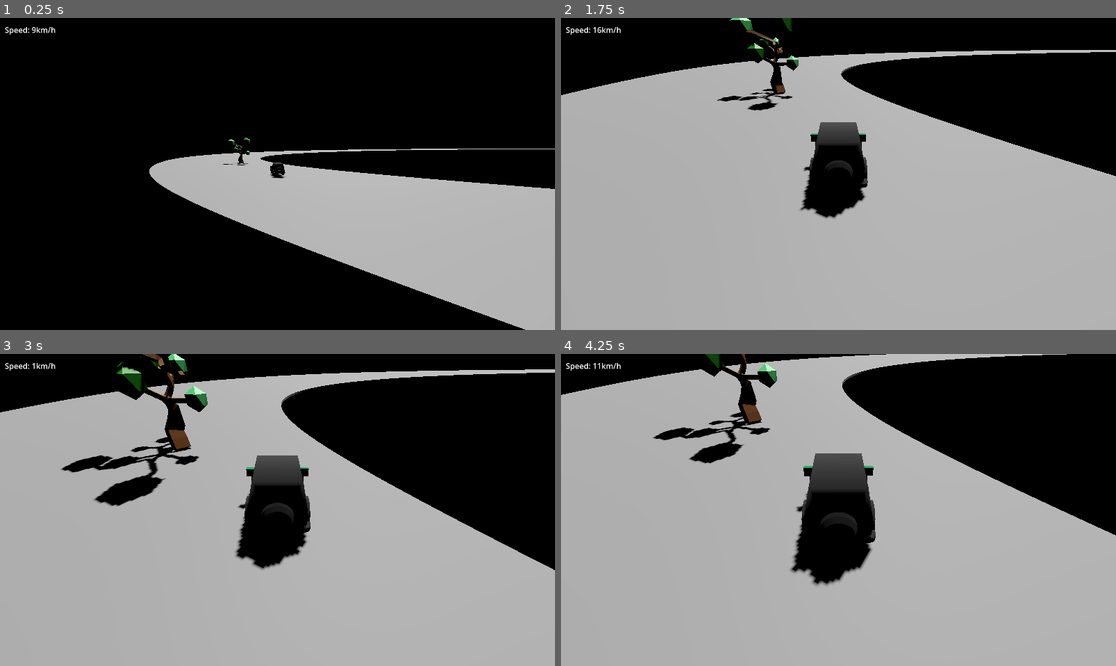
Above: before the commit, frames 1-4 (two rows, left to right).
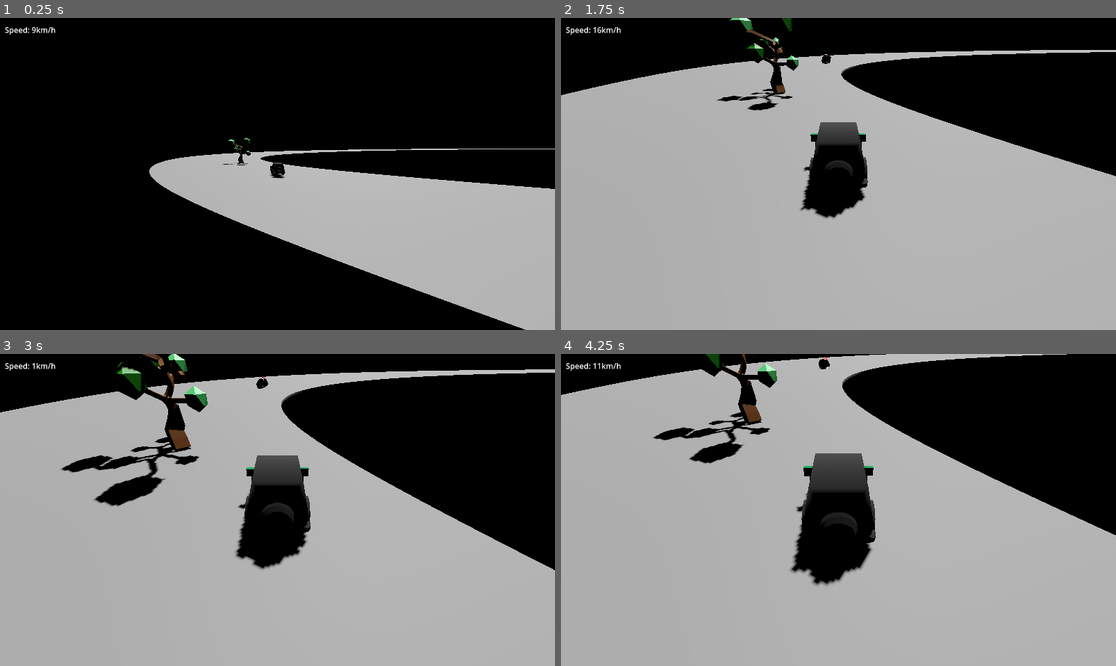
Above: after the commit, the same moments.

Repository: VriskaSekret/car_game
Game: Godot game, scene res://scenes/test_scene.tscn
Same seed, same stepped clock (60 frames per second), same inputs: the game is played once before the commit and once after it.
Inputs:
- Up to frame 1 (0.25 s): no input
- Up to frame 2 (1.75 s): hold W (accelerate) from 0.53 s (still down); tap Space at 0.77, 1.52 s
- Up to frame 3 (3 s): release W (accelerate) at 2.03 s; hold A (steer_left) from 2.03 s (still down)
- Up to frame 4 (4.25 s): tap Space at 3.02, 3.77 s; release A (steer_left) at 3.53 s; hold S (brake) from 3.53 s (still down)

The runs differ from the first frame. In frame 1, less than 0.1% of the frame differs, in the area x 44-46%, y 43-45%; in frame 2, less than 0.1%; in frame 3, less than 0.1%; in frame 4, less than 0.1%, in the area x 46-49%, y 0-5%.

Commit message:
new baby

Diff:
--- a/scenes/baby.tscn
+++ b/scenes/baby.tscn
@@ -1,7 +1,8 @@
-[gd_scene load_steps=4 format=3 uid="uid://bryu4d17s37rw"]
+[gd_scene load_steps=5 format=3 uid="uid://bryu4d17s37rw"]
 
 [ext_resource type="PackedScene" uid="uid://bknckakkd84o4" path="res://assets/stupid_infant.glb" id="1_k8j53"]
 [ext_resource type="Script" uid="uid://dh818cdeyh161" path="res://scenes/baby.gd" id="1_wpfv3"]
+[ext_resource type="PackedScene" uid="uid://cl7lkofme0ypo" path="res://assets/smarter_infant.glb" id="3_ruhsn"]
 
 [sub_resource type="BoxShape3D" id="BoxShape3D_wpfv3"]
 size = Vector3(2.54694, 3.08063, 5.91553)
@@ -13,8 +14,18 @@
 script = ExtResource("1_wpfv3")
 
 [node name="stupid_infant" parent="." instance=ExtResource("1_k8j53")]
+visible = false
 
-[node name="Skeleton3D" parent="stupid_infant/Armature" index="0"]
+[node name="AnimationPlayer" parent="stupid_infant" index="1"]
+autoplay = "Armature|mixamo_com|Layer0"
+
+[node name="CollisionShape3D" type="CollisionShape3D" parent="."]
+transform = Transform3D(1, 0, 0, 0, 1, 0, 0, 0, 1, 0.110443, 1.04031, -0.0622559)
+shape = SubResource("BoxShape3D_wpfv3")
+
+[node name="smarter_infant" parent="." instance=ExtResource("3_ruhsn")]
+
+[node name="Skeleton3D" parent="smarter_infant/Armature" index="0"]
 bones/0/position = Vector3(-29.0801, -69.9382, -112.424)
 bones/0/rotation = Quaternion(0.325515, -0.133228, 0.021008, -0.935868)
 bones/1/position = Vector3(2.30744e-06, 34.4268, -1.75568)
@@ -69,13 +80,10 @@
 bones/31/rotation = Quaternion(-0.492649, -0.021007, -0.137705, 0.859007)
 bones/32/position = Vector3(-1.47521e-05, 25.967, 7.74849e-07)
 
-[node name="AnimationPlayer" parent="stupid_infant" index="1"]
+[node name="AnimationPlayer" parent="smarter_infant" index="1"]
 autoplay = "Armature|mixamo_com|Layer0"
-
-[node name="CollisionShape3D" type="CollisionShape3D" parent="."]
-transform = Transform3D(1, 0, 0, 0, 1, 0, 0, 0, 1, 0.110443, 1.04031, -0.0622559)
-shape = SubResource("BoxShape3D_wpfv3")
 
 [connection signal="body_entered" from="." to="." method="_on_body_entered"]
 
 [editable path="stupid_infant"]
+[editable path="smarter_infant"]
--- a/scenes/test_scene.tscn
+++ b/scenes/test_scene.tscn
@@ -1,9 +1,10 @@
-[gd_scene load_steps=9 format=3 uid="uid://be1mi7mimuwfx"]
+[gd_scene load_steps=10 format=3 uid="uid://be1mi7mimuwfx"]
 
 [ext_resource type="Script" uid="uid://ivl5u3ahogss" path="res://scripts/Camera3D.gd" id="1_j8ivh"]
-[ext_resource type="Script" uid="uid://bi2b1qr07pq4p" path="res://speedometer.gd" id="2_j8ivh"]
+[ext_resource type="Script" path="res://speedometer.gd" id="2_j8ivh"]
 [ext_resource type="PackedScene" uid="uid://dbl4bno5e48ka" path="res://scenes/car.tscn" id="3_jaglt"]
 [ext_resource type="PackedScene" uid="uid://bacj14uc7wbkp" path="res://scenes/tree.tscn" id="3_nd71p"]
+[ext_resource type="PackedScene" uid="uid://bryu4d17s37rw" path="res://scenes/baby.tscn" id="5_qjeyg"]
 
 [sub_resource type="ProceduralSkyMaterial" id="ProceduralSkyMaterial_74a4f"]
 sky_horizon_color = Color(0.64625, 0.65575, 0.67075, 1)
@@ -78,5 +79,8 @@
 offset_bottom = 36.0
 script = ExtResource("2_j8ivh")
 
+[node name="baby" parent="." instance=ExtResource("5_qjeyg")]
+transform = Transform3D(0.5, 0, 0, 0, 0.5, 0, 0, 0, 0.5, 46.0684, 0.334127, -269.633)
+
 [editable path="Car"]
 [editable path="Car/CarMesh"]
Binary file added: assets/smarter_infant.glb
Not shown, added: assets/smarter_infant.glb.import
